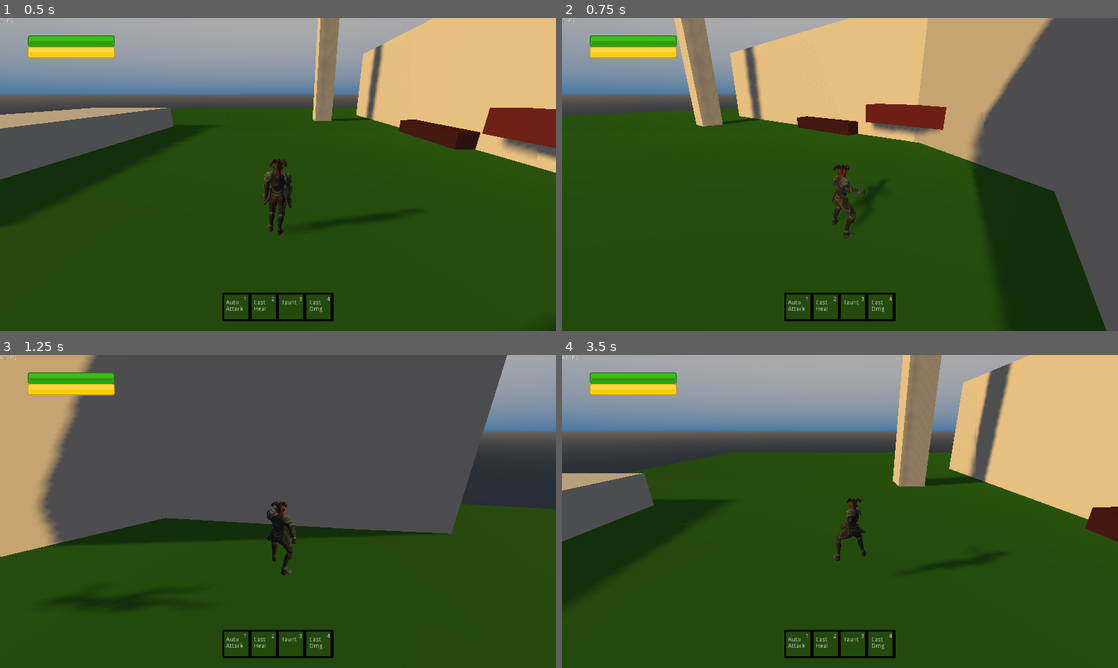
Above: before the commit, frames 1-4 (two rows, left to right).
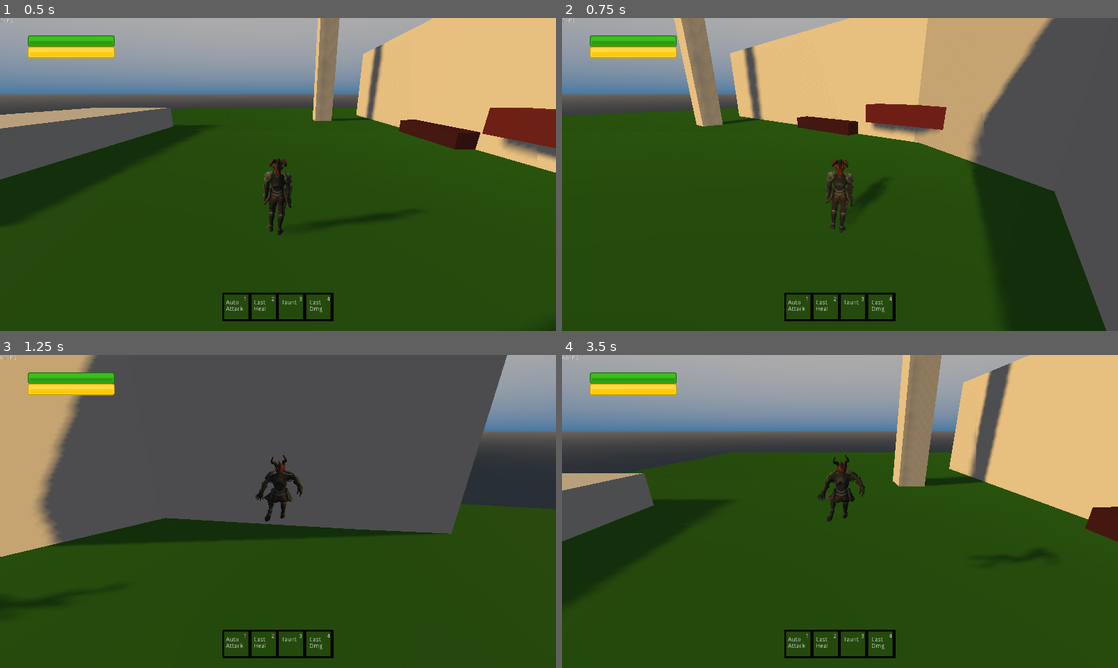
Above: after the commit, the same moments.

Repository: noahkutscher/DungeonGame
Game: Godot game, scene res://Scenes/World.tscn
Two runs of this game, one before a commit and one after it. Both use one fixed random seed, a clock stepped at 60 frames per second and the inputs below. This scene is started directly instead of the project's main scene.
Inputs (mouse positions are in pixels of both pictures, inside the frame that each line leads up to):
- Up to frame 1 (0.5 s): no input
- Up to frame 2 (0.75 s): tap Enter at 0.5 s; move the mouse to (962, 158) at 0.52 s; hold D (move_right) from 0.53 s (still down); tap 2 (hk_2) at 0.6 s; click (962, 158) at 0.67 s
- Up to frame 3 (1.25 s): keep holding D (move_right); tap Space (jump) at 0.77 s; tap 3 (hk_3) at 0.8 s
- Up to frame 4 (3.5 s): move the mouse to (728, 527) at 1.27 s; release D (move_right) at 1.28 s; hold S (move_back) 1.28-2.03 s; tap 3 (hk_3) at 1.35, 3.05 s; tap Space (jump) at 1.52, 3.02 s; tap 4 (hk_4) at 1.55, 2.1 s; move the mouse to (895, 442) at 2.02 s; hold D (move_right) 2.03-2.78 s; tap 2 (hk_2) at 2.3 s; move the mouse to (812, 574) at 2.77 s; hold W (move_forward) from 2.78 s (still down); click (812, 574) at 2.85 s

Frame 1 is identical in both runs. In frame 2, 0.7% of the frame differs, in the area x 47-55%, y 45-71%; in frame 3, 1.4%, in the area x 0-55%, y 32-81%; in frame 4, 1.2%.

Commit message:
change bahaviour

Diff:
--- a/Scenes/Singletons/Server.gd
+++ b/Scenes/Singletons/Server.gd
@@ -84,5 +84,8 @@
 	get_node("../SceneHandler/World/Player").finish_cast()
 	pass
 
+remote func notify_cast_successfull(success, instant):
+	get_node("../SceneHandler/World/Player").notify_cast_successfull(success, instant)
+
 remote func despawn_enemy(enemy_id):
 	get_node("../SceneHandler/World").DespawnEnemy(enemy_id)
--- a/Scenes/Support/Player.gd
+++ b/Scenes/Support/Player.gd
@@ -213,11 +213,17 @@
 	just_selected = true
 
 func start_cast(spell_id, target_self = false):
-	casting = true
 	if target == null or target_self:
 		Server.notify_cast_start(get_tree().get_network_unique_id(), spell_id)
 	else:
 		Server.notify_cast_start(int(target.name), spell_id)
+
+func notify_cast_successfull(success, instant):
+	if success:
+		if !instant:
+			casting = true
+	else:
+		hud.display_message("Cast Not Possible")
 
 func finish_cast():
 	casting = false
@@ -237,3 +243,6 @@
 
 func setHP(new_hp):
 	hp_bar.value = new_hp
+
+func setEnergy(new_energy):
+	energy_bar.value = new_energy
--- a/Scenes/World.gd
+++ b/Scenes/World.gd
@@ -66,6 +66,7 @@
 		for player in world_state_buffer[1]["PState"].keys():
 			if player == get_tree().get_network_unique_id():
 				get_node("Player").setHP(world_state_buffer[1]["PState"][player]["PlayerHealth"])
+				get_node("Player").setEnergy(world_state_buffer[1]["PState"][player]["PlayerMana"])
 
 		for player in world_state_buffer[1]["Players"].keys():
 			if player == get_tree().get_network_unique_id():
